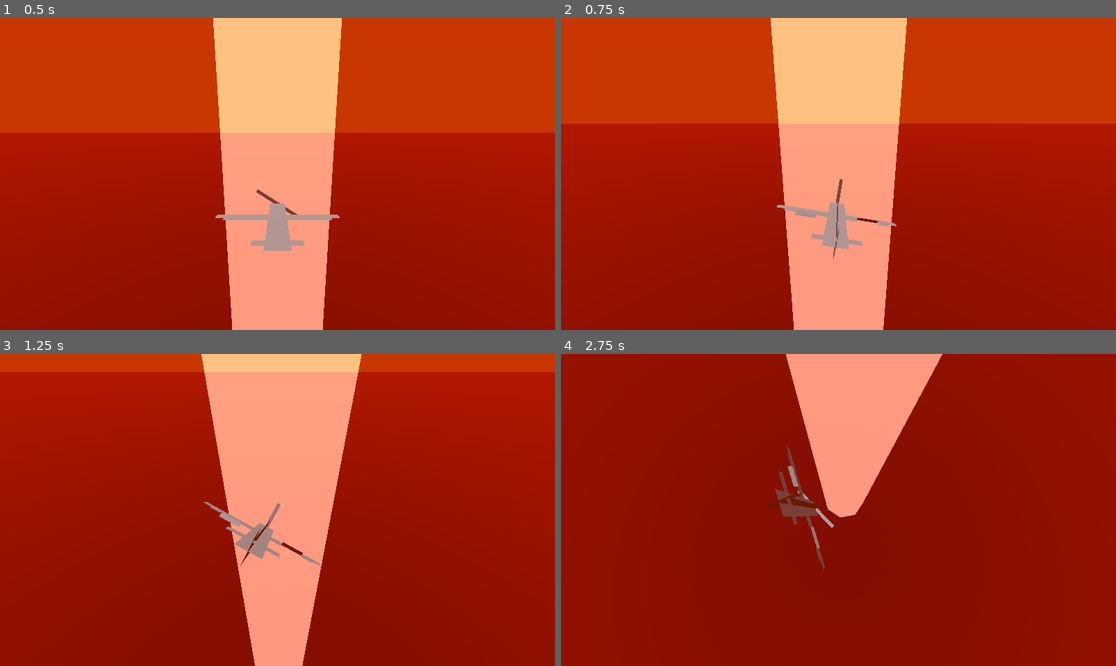
Above: before the commit, frames 1-4 (two rows, left to right).
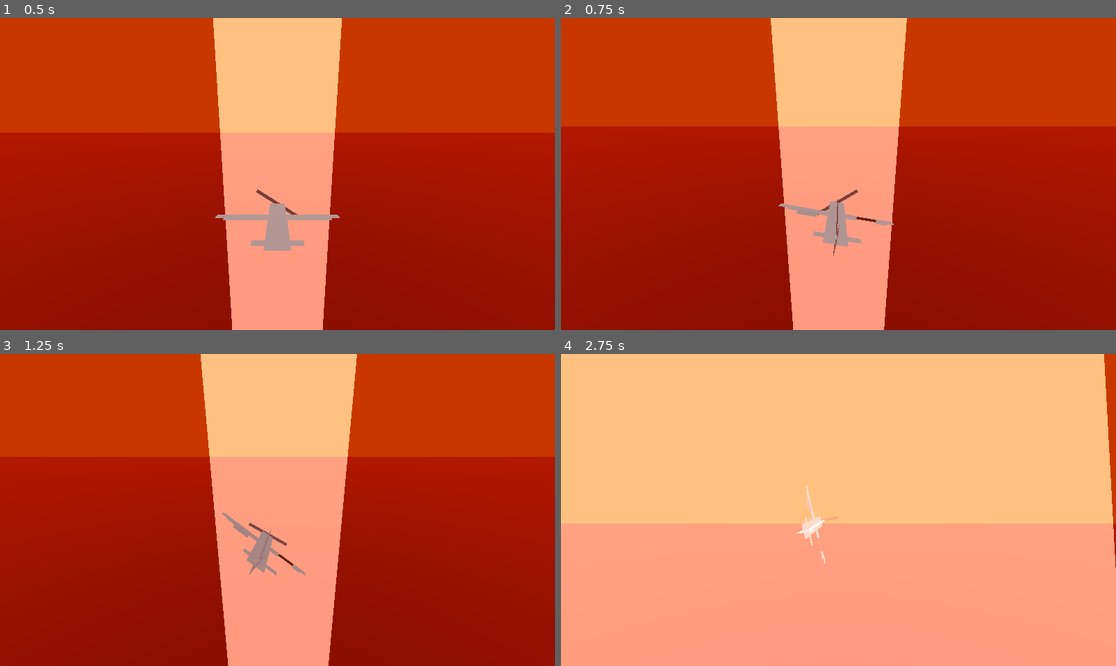
Above: after the commit, the same moments.

Repository: proximadams/Paper-Pilots
Game: Godot game, scene res://scenes/level.tscn
Same seed, same stepped clock (60 frames per second), same inputs: the game is played once before the commit and once after it.
Inputs:
- Up to frame 1 (0.5 s): no input
- Up to frame 2 (0.75 s): hold Right (move_right, bound only before the commit) from 0.53 s (still down); hold J (shoot, bound only before the commit) from 0.53 s (still down)
- Up to frame 3 (1.25 s): keep holding Right (move_right, bound only before the commit); keep holding J (shoot, bound only before the commit)
- Up to frame 4 (2.75 s): release Right (move_right, bound only before the commit) at 1.28 s; release J (shoot, bound only before the commit) at 1.28 s; hold Down (move_down, bound only before the commit) 1.28-2.03 s; tap J (shoot, bound only before the commit) at 1.35 s; hold Right (move_right, bound only before the commit) from 2.03 s (still down); hold J (shoot, bound only before the commit) from 2.03 s (still down)

Frame 1 is identical in both runs. In frame 2, 1.4% of the frame differs, in the area x 0-100%, y 1-100%; in frame 3, 32%; in frame 4, 100%, in the area x 0-100%, y 0-100%.

Commit message:
player 1 and player 2 controls

Diff:
--- a/project.godot
+++ b/project.godot
@@ -19,42 +19,67 @@
 
 window/size/viewport_width=2304
 window/size/viewport_height=1296
-window/size/mode=3
 
 [input]
 
-move_left={
+move_left_p1={
 "deadzone": 0.2,
 "events": [Object(InputEventKey,"resource_local_to_scene":false,"resource_name":"","device":-1,"window_id":0,"alt_press …(195 unchanged characters)…
-, Object(InputEventKey,"resource_local_to_scene":false,"resource_name":"","device":-1,"window_id":0,"alt_pressed":false,"shift_pressed":false,"ctrl_pressed":false,"meta_pressed":false,"pressed":false,"keycode":0,"physical_keycode":65,"key_label":0,"unicode":97,"location":0,"echo":false,"script":null)
-, Object(InputEventJoypadMotion,"resource_local_to_scene":false,"resource_name":"","device":-1,"axis":0,"axis_value":-1.0,"script":null)
+, Object(InputEventJoypadMotion,"resource_local_to_scene":false,"resource_name":"","device":0,"axis":0,"axis_value":-1.0,"script":null)
 ]
 }
-move_right={
+move_right_p1={
 "deadzone": 0.2,
 "events": [Object(InputEventKey,"resource_local_to_scene":false,"resource_name":"","device":-1,"window_id":0,"alt_press …(195 unchanged characters)…
-, Object(InputEventKey,"resource_local_to_scene":false,"resource_name":"","device":-1,"window_id":0,"alt_pressed":false,"shift_pressed":false,"ctrl_pressed":false,"meta_pressed":false,"pressed":false,"keycode":0,"physical_keycode":68,"key_label":0,"unicode":100,"location":0,"echo":false,"script":null)
-, Object(InputEventJoypadMotion,"resource_local_to_scene":false,"resource_name":"","device":-1,"axis":0,"axis_value":1.0,"script":null)
+, Object(InputEventJoypadMotion,"resource_local_to_scene":false,"resource_name":"","device":0,"axis":0,"axis_value":1.0,"script":null)
 ]
 }
-move_up={
+move_up_p1={
 "deadzone": 0.2,
 "events": [Object(InputEventKey,"resource_local_to_scene":false,"resource_name":"","device":-1,"window_id":0,"alt_press …(195 unchanged characters)…
-, Object(InputEventKey,"resource_local_to_scene":false,"resource_name":"","device":-1,"window_id":0,"alt_pressed":false,"shift_pressed":false,"ctrl_pressed":false,"meta_pressed":false,"pressed":false,"keycode":0,"physical_keycode":87,"key_label":0,"unicode":119,"location":0,"echo":false,"script":null)
-, Object(InputEventJoypadMotion,"resource_local_to_scene":false,"resource_name":"","device":-1,"axis":1,"axis_value":-1.0,"script":null)
+, Object(InputEventJoypadMotion,"resource_local_to_scene":false,"resource_name":"","device":0,"axis":1,"axis_value":-1.0,"script":null)
 ]
 }
-move_down={
+move_down_p1={
 "deadzone": 0.2,
 "events": [Object(InputEventKey,"resource_local_to_scene":false,"resource_name":"","device":-1,"window_id":0,"alt_press …(195 unchanged characters)…
-, Object(InputEventKey,"resource_local_to_scene":false,"resource_name":"","device":-1,"window_id":0,"alt_pressed":false,"shift_pressed":false,"ctrl_pressed":false,"meta_pressed":false,"pressed":false,"keycode":0,"physical_keycode":83,"key_label":0,"unicode":115,"location":0,"echo":false,"script":null)
-, Object(InputEventJoypadMotion,"resource_local_to_scene":false,"resource_name":"","device":-1,"axis":1,"axis_value":1.0,"script":null)
+, Object(InputEventJoypadMotion,"resource_local_to_scene":false,"resource_name":"","device":0,"axis":1,"axis_value":1.0,"script":null)
 ]
 }
-shoot={
+shoot_p1={
 "deadzone": 0.2,
-"events": [Object(InputEventJoypadMotion,"resource_local_to_scene":false,"resource_name":"","device":-1,"axis":5,"axis_value":1.0,"script":null)
-, Object(InputEventKey,"resource_local_to_scene":false,"resource_name":"","device":-1,"window_id":0,"alt_pressed":false,"shift_pressed":false,"ctrl_pressed":false,"meta_pressed":false,"pressed":false,"keycode":0,"physical_keycode":74,"key_label":0,"unicode":106,"location":0,"echo":false,"script":null)
+"events": [Object(InputEventJoypadMotion,"resource_local_to_scene":false,"resource_name":"","device":0,"axis":5,"axis_value":1.0,"script":null)
+, Object(InputEventKey,"resource_local_to_scene":false,"resource_name":"","device":0,"window_id":0,"alt_pressed":false,"shift_pressed":false,"ctrl_pressed":false,"meta_pressed":false,"pressed":false,"keycode":0,"physical_keycode":46,"key_label":0,"unicode":46,"location":0,"echo":false,"script":null)
+]
+}
+move_left_p2={
+"deadzone": 0.2,
+"events": [Object(InputEventKey,"resource_local_to_scene":false,"resource_name":"","device":-1,"window_id":0,"alt_pressed":false,"shift_pressed":false,"ctrl_pressed":false,"meta_pressed":false,"pressed":false,"keycode":0,"physical_keycode":65,"key_label":0,"unicode":97,"location":0,"echo":false,"script":null)
+, Object(InputEventJoypadMotion,"resource_local_to_scene":false,"resource_name":"","device":1,"axis":0,"axis_value":-1.0,"script":null)
+]
+}
+move_right_p2={
+"deadzone": 0.2,
+"events": [Object(InputEventKey,"resource_local_to_scene":false,"resource_name":"","device":-1,"window_id":0,"alt_pressed":false,"shift_pressed":false,"ctrl_pressed":false,"meta_pressed":false,"pressed":false,"keycode":0,"physical_keycode":68,"key_label":0,"unicode":100,"location":0,"echo":false,"script":null)
+, Object(InputEventJoypadMotion,"resource_local_to_scene":false,"resource_name":"","device":1,"axis":0,"axis_value":1.0,"script":null)
+]
+}
+move_up_p2={
+"deadzone": 0.2,
+"events": [Object(InputEventKey,"resource_local_to_scene":false,"resource_name":"","device":-1,"window_id":0,"alt_pressed":false,"shift_pressed":false,"ctrl_pressed":false,"meta_pressed":false,"pressed":false,"keycode":0,"physical_keycode":87,"key_label":0,"unicode":119,"location":0,"echo":false,"script":null)
+, Object(InputEventJoypadMotion,"resource_local_to_scene":false,"resource_name":"","device":1,"axis":1,"axis_value":-1.0,"script":null)
+]
+}
+move_down_p2={
+"deadzone": 0.2,
+"events": [Object(InputEventKey,"resource_local_to_scene":false,"resource_name":"","device":-1,"window_id":0,"alt_pressed":false,"shift_pressed":false,"ctrl_pressed":false,"meta_pressed":false,"pressed":false,"keycode":0,"physical_keycode":83,"key_label":0,"unicode":115,"location":0,"echo":false,"script":null)
+, Object(InputEventJoypadMotion,"resource_local_to_scene":false,"resource_name":"","device":1,"axis":1,"axis_value":1.0,"script":null)
+]
+}
+shoot_p2={
+"deadzone": 0.2,
+"events": [Object(InputEventKey,"resource_local_to_scene":false,"resource_name":"","device":-1,"window_id":0,"alt_pressed":false,"shift_pressed":false,"ctrl_pressed":false,"meta_pressed":false,"pressed":false,"keycode":0,"physical_keycode":49,"key_label":0,"unicode":49,"location":0,"echo":false,"script":null)
+, Object(InputEventJoypadMotion,"resource_local_to_scene":false,"resource_name":"","device":1,"axis":5,"axis_value":1.0,"script":null)
 ]
 }
 
--- a/scenes/player.tscn
+++ b/scenes/player.tscn
@@ -131,6 +131,7 @@
 leftMoveableWing = NodePath("Rectangles/Wings/LeftMoveableWing")
 rightMoveableWing = NodePath("Rectangles/Wings/RightMoveableWing")
 propellor = NodePath("Rectangles/Properller")
+playerID = 1
 
 [node name="CollisionShape3D" type="CollisionShape3D" parent="."]
 transform = Transform3D(1, 0, 0, 0, -4.37114e-08, -1, 0, 1, -4.37114e-08, 0, 0, 0)
--- a/scripts/player.gd
+++ b/scripts/player.gd
@@ -16,6 +16,8 @@
 
 @export var propellor: MeshInstance3D
 
+@export var playerID: int
+
 var fallSpeed      : float = 0.0# negative is fall direction
 var propulsionSpeed: float = 200.0
 var propellorSpeed : float = 0.0
@@ -30,7 +32,7 @@
 
 func _get_acceleration_decceleration_mult() -> float:
 	var result = 1.0
-	if Input.is_action_pressed('shoot'):
+	if Input.is_action_pressed('shoot_p%d' % playerID):
 		result = -1.0
 	if result < 0.0:
 		result *= SHOOT_DECCELERATION
@@ -39,9 +41,9 @@
 	return result
 
 func handle_gun_fire() -> void:
-	if Input.is_action_just_pressed('shoot'):
+	if Input.is_action_just_pressed('shoot_p%d' % playerID):
 		gunShotsAnim.play('shooting')
-	elif Input.is_action_just_released('shoot'):
+	elif Input.is_action_just_released('shoot_p%d' % playerID):
 		gunShotsAnim.play('not_shooting')
 
 func handle_gravity() -> void:
@@ -83,6 +85,6 @@
 
 func get_input_direction() -> Vector2:
 	var result = Vector2()
-	result.x = (Input.get_action_strength('move_left') - Input.get_action_strength('move_right'))
-	result.y = (Input.get_action_strength('move_up') - Input.get_action_strength('move_down'))
+	result.x = (Input.get_action_strength('move_left_p%d' % playerID) - Input.get_action_strength('move_right_p%d' % playerID))
+	result.y = (Input.get_action_strength('move_up_p%d' % playerID) - Input.get_action_strength('move_down_p%d' % playerID))
 	return result
